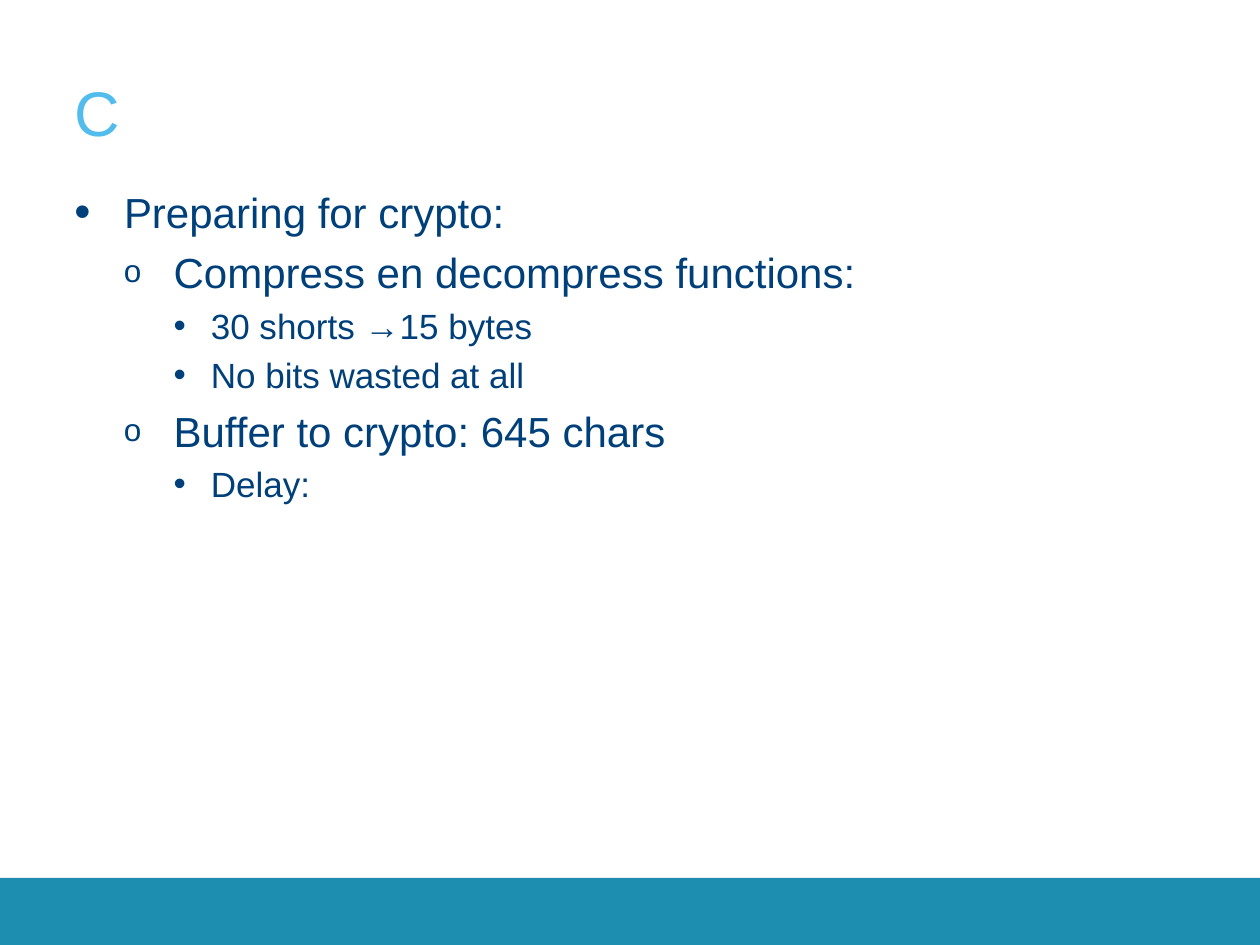
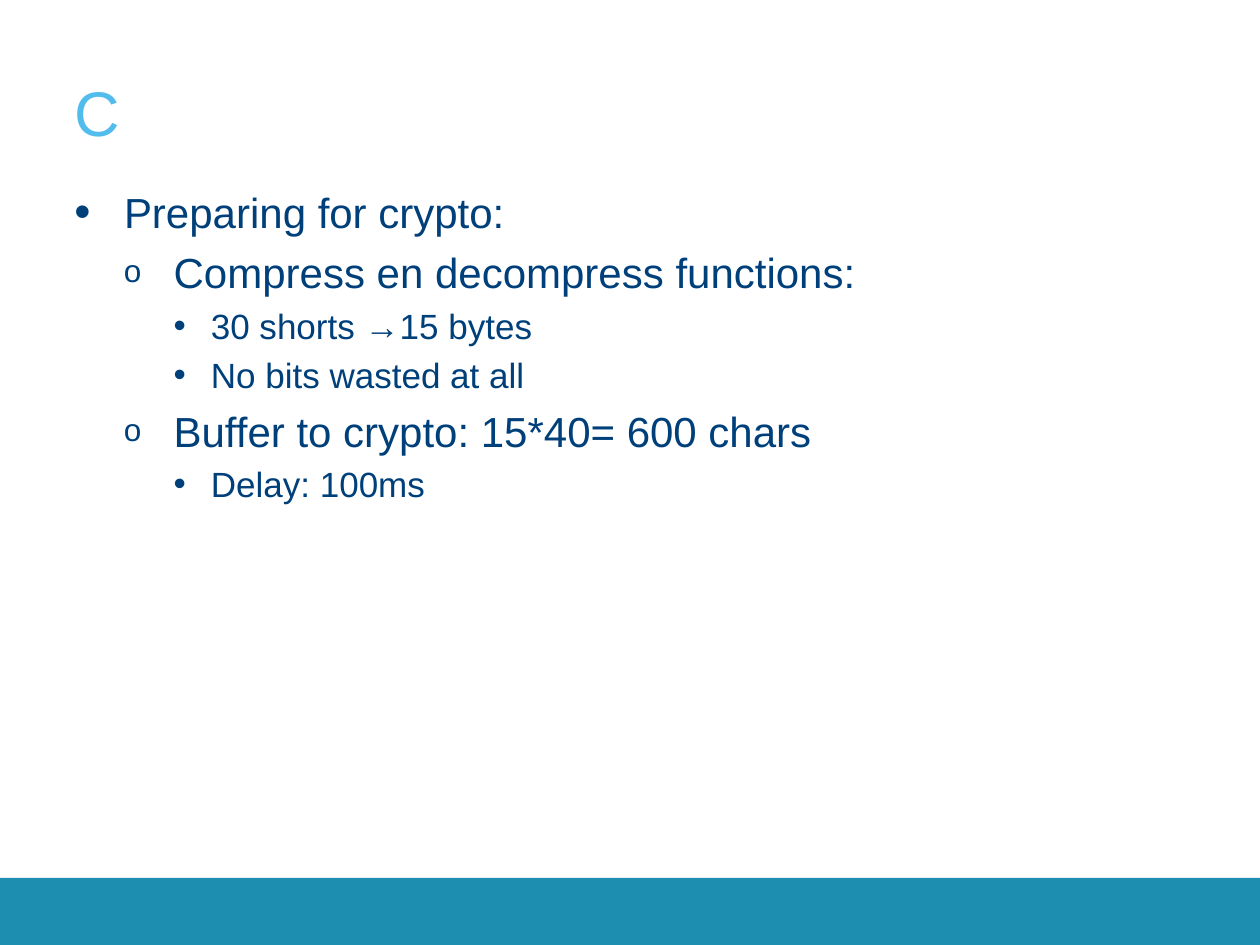
Before and after one commit to SepOwnage/P-O5, a slide deck: slide 9 of Presentatie/Presentatie.pptx. Drawn at 1260x945 pixels with LibreOffice and Linux fonts; fonts in the diff are those of the drawing; background and template pictures are left out. Boxes give left, top, right and bottom in pixels: in the first picture for what was removed or moved away, otherwise in the second. Text is boxed around its words. In the diff, an @@ line names an element or a change of style, - is before the commit and + after.

Commit message:
dfd

```diff
--- a/Presentatie/Presentatie.pptx
+++ b/Presentatie/Presentatie.pptx
@@ text at [174,416,811,504]: text changed @@
-  o Buffer to crypto: 645 chars
-    • Delay:
+  o Buffer to crypto: 15*40= 600 chars
+    • Delay: 100ms
```
